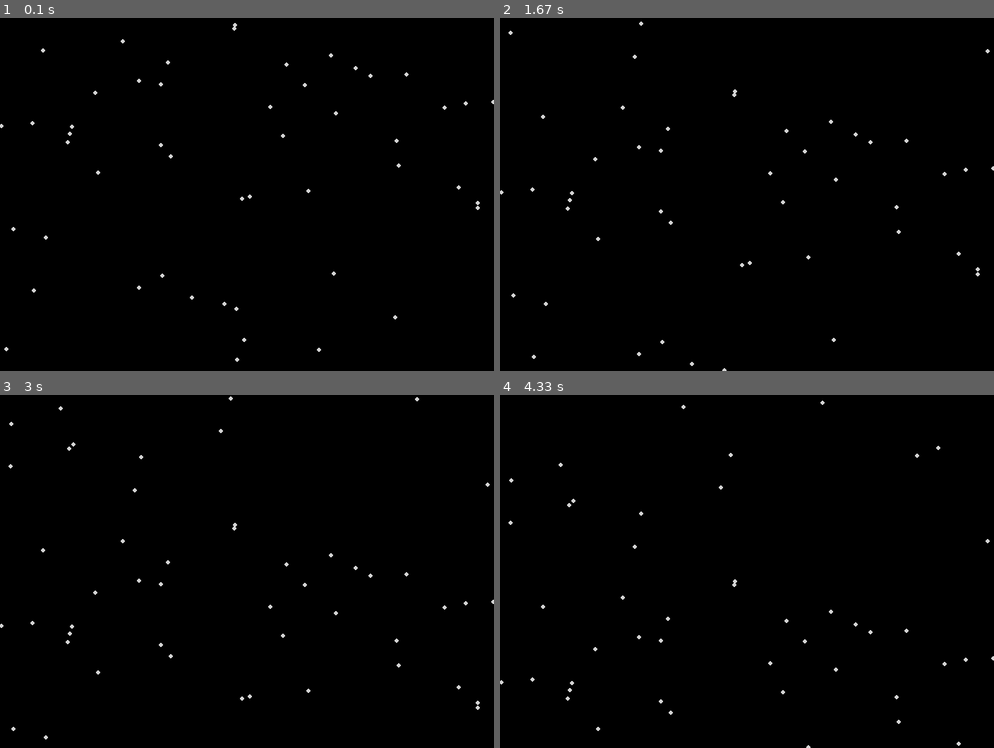
Above: before the commit, frames 1-4 (two rows, left to right).
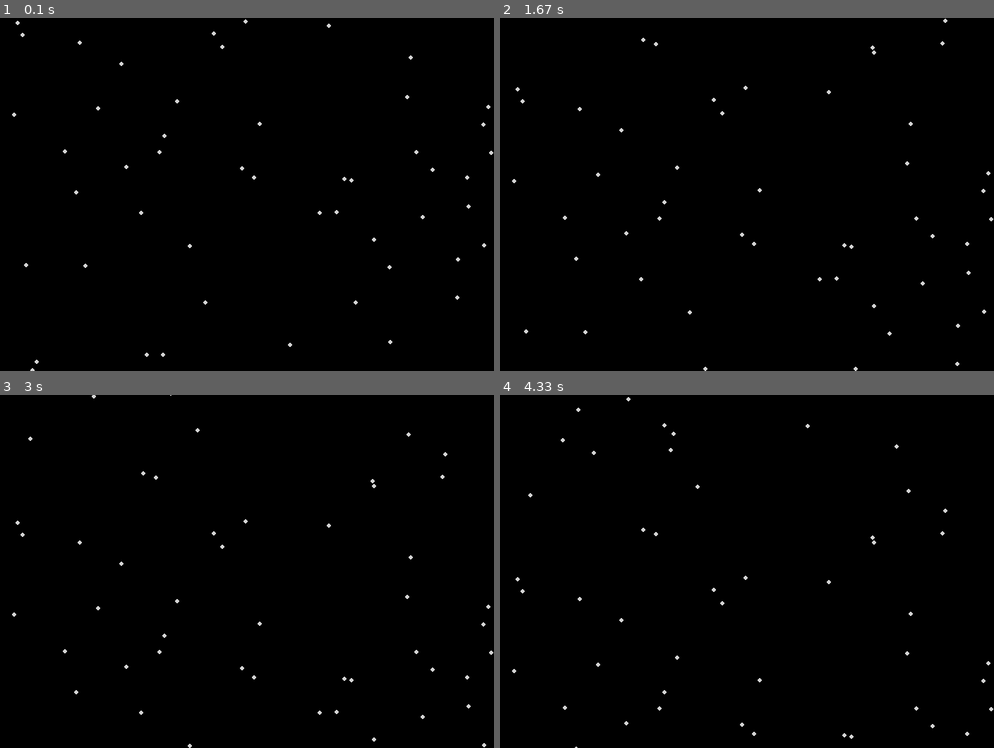
Above: after the commit, the same moments.

Repository: saegl5/myprojects
Game: pygame game, started from Codes/pygame-animation-snowfall-part-5.py
Two runs of this game, one before a commit and one after it. Both use one fixed random seed, a clock stepped at 60 frames per second and the inputs below.
Inputs:
- Up to frame 1 (0.1 s): no input
- Up to frame 2 (1.67 s): no input
- Up to frame 3 (3 s): no input
- Up to frame 4 (4.33 s): no input

The runs differ from the first frame. In frame 1, 0.7% of the frame differs, in the area x 0-100%, y 0-100%; in frame 2, 0.7%; in frame 3, 0.7%; in frame 4, 0.6%.

Commit message:
renamed file

Diff:
--- a/Codes/pygame-animation-snowfall copy.py
+++ b/Codes/pygame-animation-snowfall-part-5.py
@@ -1,5 +1,5 @@
 import pygame # import the Pygame library of functions
-import random # import module
+import random # for random numbers
 pygame.init() # initialize the game engine
 
 LIGHTGRAY = (211, 211, 211) # example
@@ -14,16 +14,17 @@
 screen = pygame.display.set_mode(size) # set screen size
 done = False # define "done"
 clock = pygame.time.Clock() # define "clock"
-snow_list = [] # define a list
+snowflakes = [] # define a list
+i = int() # optional, use range() to confine i to 0 or greater
+r = 3 # circle radius
 
 pygame.display.set_caption("QUESTABOX's Cool Animation") # title, or choose your own
 
-for i in range(50): # snow flake count
-    x = random.randrange(0, 700)
-    y = random.randrange(0, 500)
-    coordinates = (x, y) # by default, each point is a tuple
-    L = list(coordinates) # convert each point to a list
-    snow_list.append(L) # create a list of random points
+for i in range(0, 50): # FOR fifty indices (i.e., each index between 0 and, but not including, 50)
+    x = random.randrange(0, size[0]+1) # random number between 0 and, including, size[0]
+    y = random.randrange(0, size[1]+1) # random number between 0 and, including, size[1]
+    snowflakes.append((x, y)) # create a list of random points
+    snowflakes[i] = list(snowflakes[i]) # convert each point to a list (lists within a list)
 
 while not done: # meaning WHILE True, loop keeps window open
     for event in pygame.event.get(): # check for user input when open window
@@ -31,16 +32,16 @@
             done = True # change "done" to exit WHILE loop on next loop, loop will not run WHILE False
     screen.fill(BLACK) # clear the screen
     # --- Drawing code
-    for i in range(len(snow_list)):
-        pygame.draw.circle(screen, LIGHTGRAY, snow_list[i], radius=3, width=0)
-        snow_list[i][1] += 1 # snowfall speed, increasing y by 1 pixel for each coordinate
-        if snow_list[i][1] > 505: # snow flake has moved off the bottom of the screen
-            # Reset it just above the top
-            y = random.randrange(-50, -5)
-            snow_list[i][1] = y
-            # Give it a new x position
-            x = random.randrange(0, 700)
-            snow_list[i][0] = x
+    for i in range(0, len(snowflakes)): # FOR each index in the list
+        pygame.draw.circle(screen, LIGHTGRAY, snowflakes[i], radius=r, width=0)
+        snowflakes[i][1] += 1 # increase y by 1 pixel for each point
+        if snowflakes[i][1] > size[1]+r: # IF snow flake has left the canvas
+            # Recreate it
+            # snowflakes[i][1] = random.randrange(0, size[1]+1)
+            # Do so above the canvas
+            snowflakes[i][1] = random.randrange(-50, -r) # -50 is optional
+            # More randomness
+            snowflakes[i][0] = random.randrange(0, size[0]+1)
     # ----------------
     pygame.display.flip() # update the screen
     clock.tick(60) # maximum 60 frames per second (i.e., no more than 60 times through WHILE loop each second)
